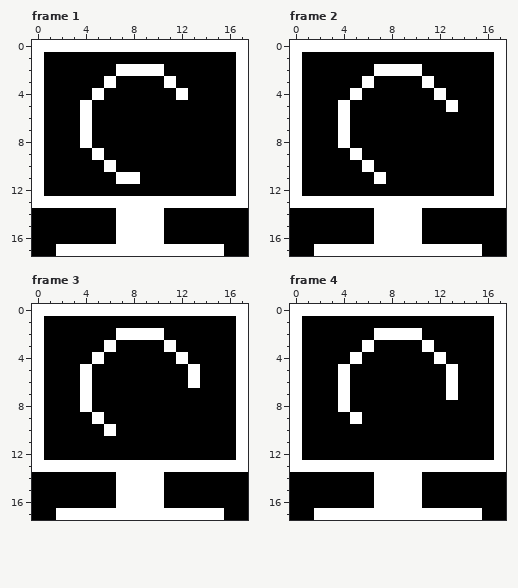
One commit to this pixel-art file: assets/images/pets/computie_sad.ase. The first picture shows the starting point.
18x18 pixels, 24 frames. Shown: frame 1, frame 2, frame 3, frame 4. The commit also changed other frames, which this record leaves out.
And afterwards:
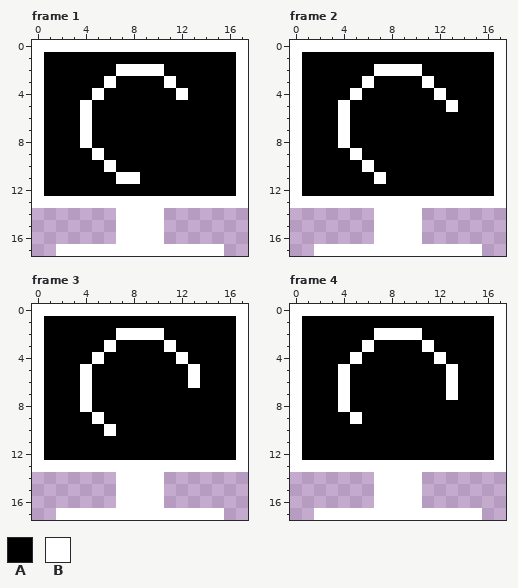
Palette (. is transparent): A #000000  B #ffffff
From old to new:
layer "Layer 2" removed
Frame 1, layer "Layer 1":
y 14..16: x 0..6 AAAAAAA -> .......; x 11..17 AAAAAAA -> .......
y 17: x 0..1 AA -> ..; x 16..17 AA -> ..
Frame 2, layer "Layer 1": the same change as frame 1
Frame 3, layer "Layer 1": the same change as frame 1
Frame 4, layer "Layer 1": the same change as frame 1
